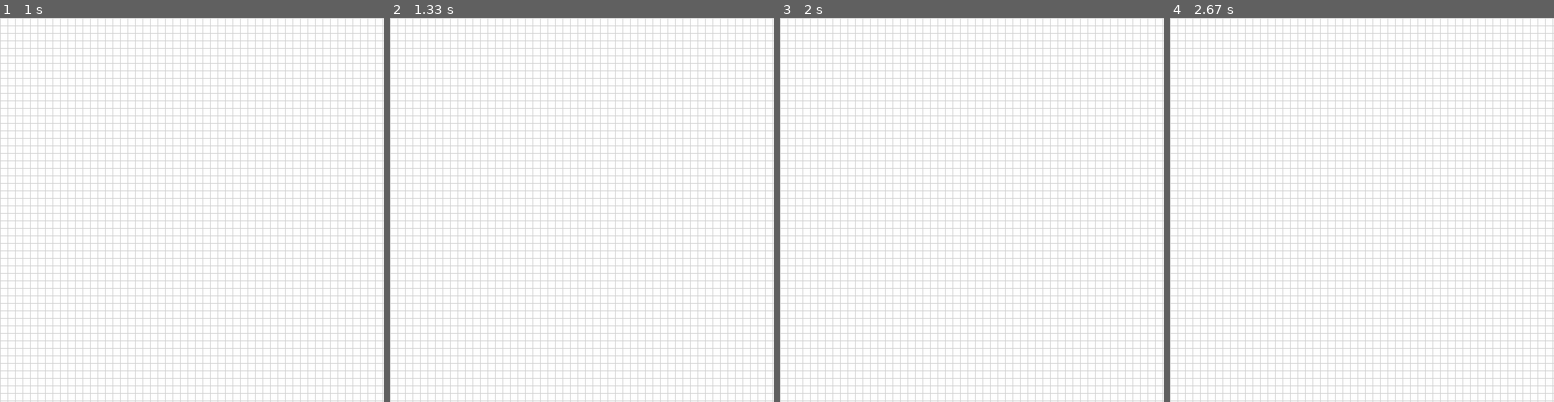
Above: before the commit, frames 1-4 (left to right).
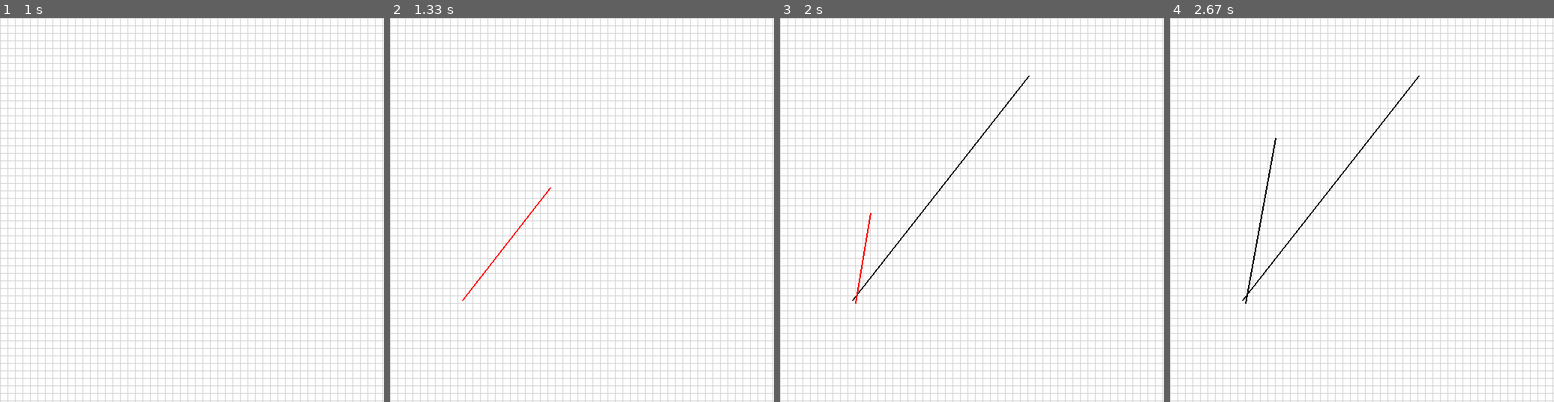
Above: after the commit, the same moments.

Repository: AndyD20/Dungeon-Mapper
Game: pygame game, started from dungeon_mapper.py
Same seed, same stepped clock (60 frames per second), same inputs: the game is played once before the commit and once after it.
Inputs (mouse positions are in pixels of both pictures, inside the frame that each line leads up to):
- Up to frame 1 (1 s): hold Ctrl 0.33-0.8 s; hold D 0.33-0.8 s; tap L at 0.83 s
- Up to frame 2 (1.33 s): press the mouse at (462, 298) at 1.2 s; move the mouse to (551, 186) at 1.3 s
- Up to frame 3 (2 s): release the mouse at (1029, 75) at 1.43 s; tap G at 1.5 s; press the mouse at (852, 298) at 1.87 s; move the mouse to (864, 217) at 1.97 s
- Up to frame 4 (2.67 s): release the mouse at (1269, 133) at 2.1 s

Frame 1 is identical in both runs. In frame 2, 0.1% of the frame differs, in the area x 18-42%, y 44-74%; in frame 3, 0.3%; in frame 4, 0.4%, in the area x 18-66%, y 15-75%.

Commit message:
Add feature to save grid to image file
User can save the current state of the grid as an image. This will create a screenshots directory in the same directory as the script is running from (if one does not already exist) and save the images there.

Diff:
--- a/user_input.py
+++ b/user_input.py
@@ -1,5 +1,8 @@
+import os
+
+from datetime import datetime
+from pygame.image import save
 from pygame.locals import *
-
 from draw_grid import draw_grid
 from drawable_line import DrawableLine
 from drawable_rectangle import DrawableRectangle
@@ -13,7 +16,7 @@
 grid_lock = False
 draw_line = False
 ctrl_down = False
-undo_buffer = False
+key_buffer = False
 mouse_mode = MouseModes.STRAIGHT_LINE
 line_begin = (0, 0)
 drawn_objects = []
@@ -29,7 +32,7 @@
             ProgramVariables.game_state = GameState.STOPPING
 
         if event.type == KEYUP or event.type == KEYDOWN:
-            handle_keys(event)
+            handle_keys(event, display_surface)
 
         if event.type == MOUSEBUTTONDOWN:
             mouse_down(event)
@@ -42,29 +45,44 @@
         redraw_grid(display_surface)
 
 
-def handle_keys(event):
+def handle_keys(event, display_surface):
     global grid_lock
     global ctrl_down
-    global undo_buffer
+    global key_buffer
     global mouse_mode
+    global drawn_objects
 
-    if event.key == K_l and event.type == KEYUP:
+    if event.key == K_g and event.type == KEYUP:
         grid_lock = not grid_lock
     elif event.key == K_LCTRL and event.type == KEYDOWN:
         ctrl_down = True
     elif event.key == K_LCTRL and event.type == KEYUP:
         ctrl_down = False
     elif event.key == K_z and event.type == KEYDOWN and ctrl_down:
-        if not undo_buffer:
+        if not key_buffer:
             if len(drawn_objects) is not 0:
                 drawn_objects.pop()
-                undo_buffer = True
+                key_buffer = True
     elif event.key == K_z and event.type == KEYUP and ctrl_down:
-        undo_buffer = False
+        key_buffer = False
     elif event.key == K_d and event.type == KEYUP:
         mouse_mode = MouseModes.DOOR
-    elif event.key == K_s and event.type == KEYUP:
+    elif event.key == K_l and event.type == KEYUP:
         mouse_mode = MouseModes.STRAIGHT_LINE
+
+    elif event.key == K_s and event.type == KEYDOWN and ctrl_down:
+        if not key_buffer:
+            cur_time = datetime.now()
+            time_str = "{0}{1}{2}{3}{4}{5}".format(cur_time.year, cur_time.month, cur_time.day,
+                                                   cur_time.hour, cur_time.minute, cur_time.second)
+
+            if not os.path.exists("screenshots/"):
+                os.makedirs("screenshots/")
+
+            save(display_surface, "screenshots/screenshot_{}.jpg".format(time_str))
+            key_buffer = True
+    elif event.key == K_s and event.type == KEYUP and ctrl_down:
+        key_buffer = False
 
 
 def redraw_grid(display_surface):
